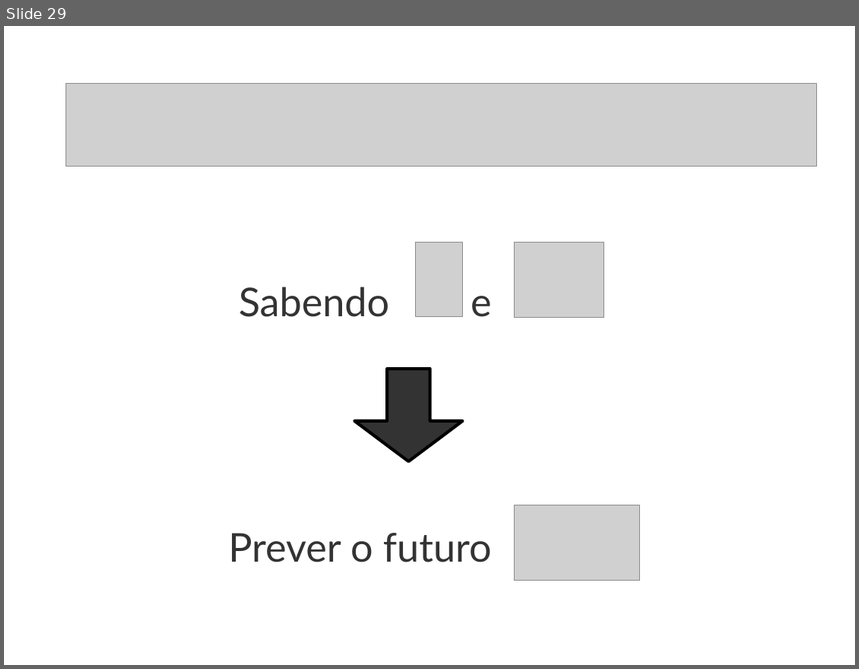
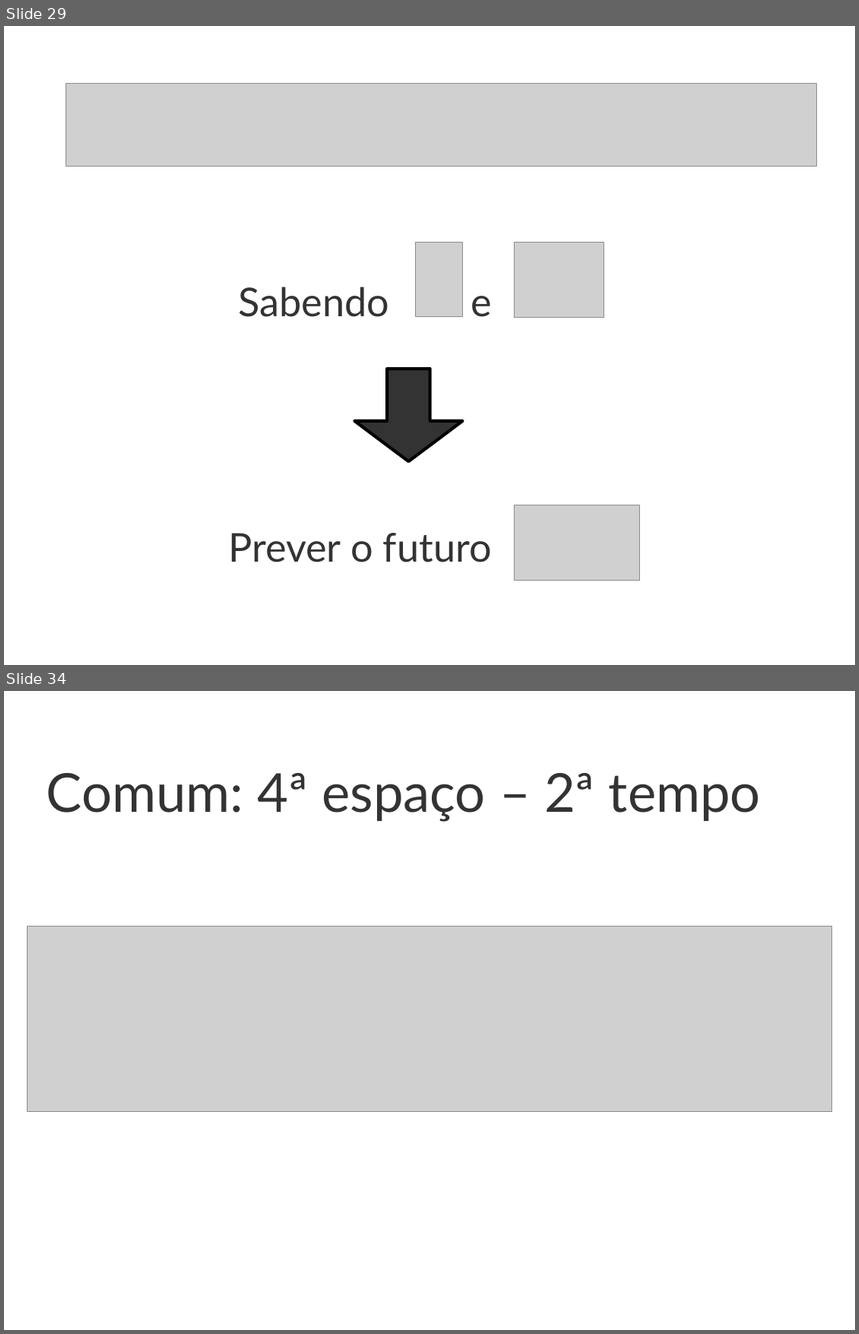
Before and after one commit to leouieda/aula-diferencas-finitas, a slide deck: modelagem-direta-diferencas-finitas.odp. Shown one above the other, each under a label of ours: slide 29 before the commit, slides 29 and 34 after it; the slides between them are not shown. The pictures are 859x669 and 859x1334 pixels, drawn with LibreOffice and Linux fonts; fonts in the diff are those of the drawing; grey boxes stand for pictures. Boxes give left, top, right and bottom in pixels: in the first picture for what was removed or moved away, otherwise in the second. Text is boxed around its words. In the diff, an @@ line names an element or a change of style, - is before the commit and + after.

```diff
--- a/modelagem-direta-diferencas-finitas.odp
+++ b/modelagem-direta-diferencas-finitas.odp
@@ slide 34 added at [4,691,855,1330], background #FFFFFF @@
@@ title added at [47,773,761,822], 50 pt, text #333333 @@
+Comum: 4ª espaço – 2ª tempo
@@ picture added at [27,927,832,1112] @@
```
Also in this commit, not shown: 1 slide changed, 32 other slides added, 4 other files.
